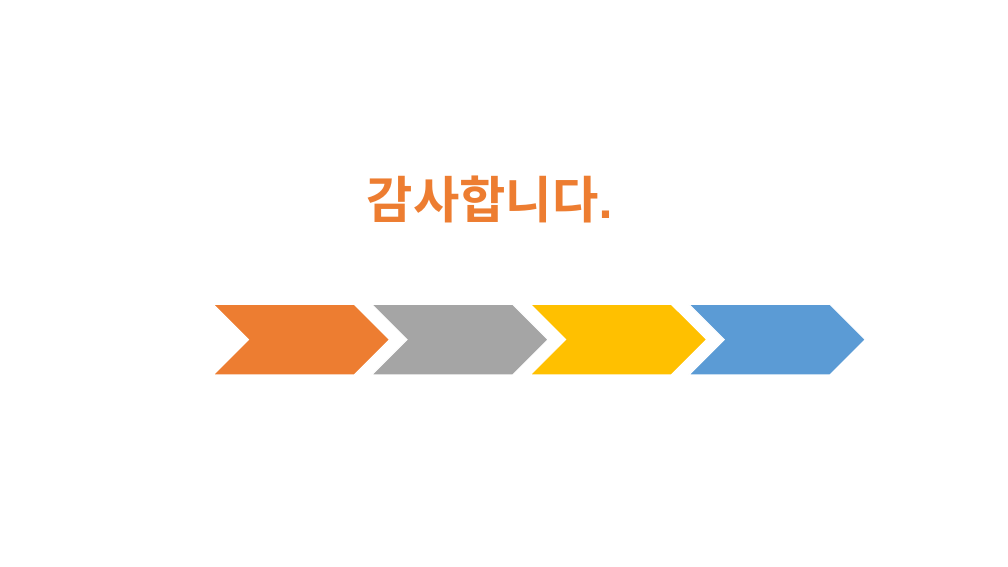
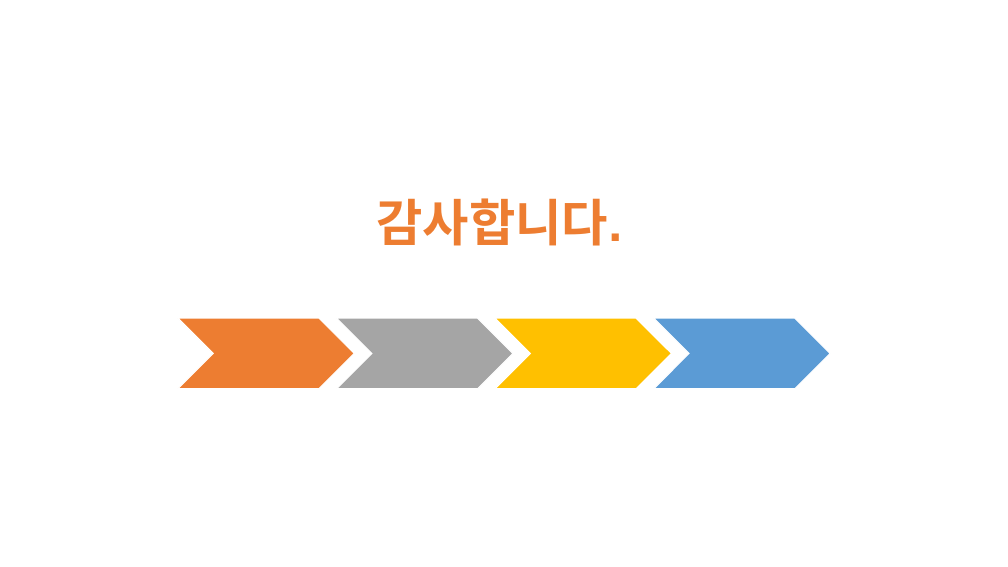
Before and after one commit to goddun/Report, a slide deck: slide 23 of BossLocker_김홍일_양태윤_조소연.pptx. Drawn at 1008x567 pixels with LibreOffice and Linux fonts; fonts in the diff are those of the drawing. Boxes give left, top, right and bottom in pixels: in the first picture for what was removed or moved away, otherwise in the second. Text is boxed around its words. In the diff, an @@ line names an element or a change of style, - is before the commit and + after.

```diff
--- a/BossLocker_김홍일_양태윤_조소연.pptx
+++ b/BossLocker_김홍일_양태윤_조소연.pptx
@@ text "감사합니다.": place and size @@
-text "감사합니다." at (367, 175, 613, 223)
+text "감사합니다." at (377, 198, 623, 246)
@@ 4 chevrons: place and size @@
-4 chevrons at (213, 305, 865, 375)
+4 chevrons at (178, 318, 830, 389)
```
Also in this commit, not shown: 2 other slides changed, 1 other file.
